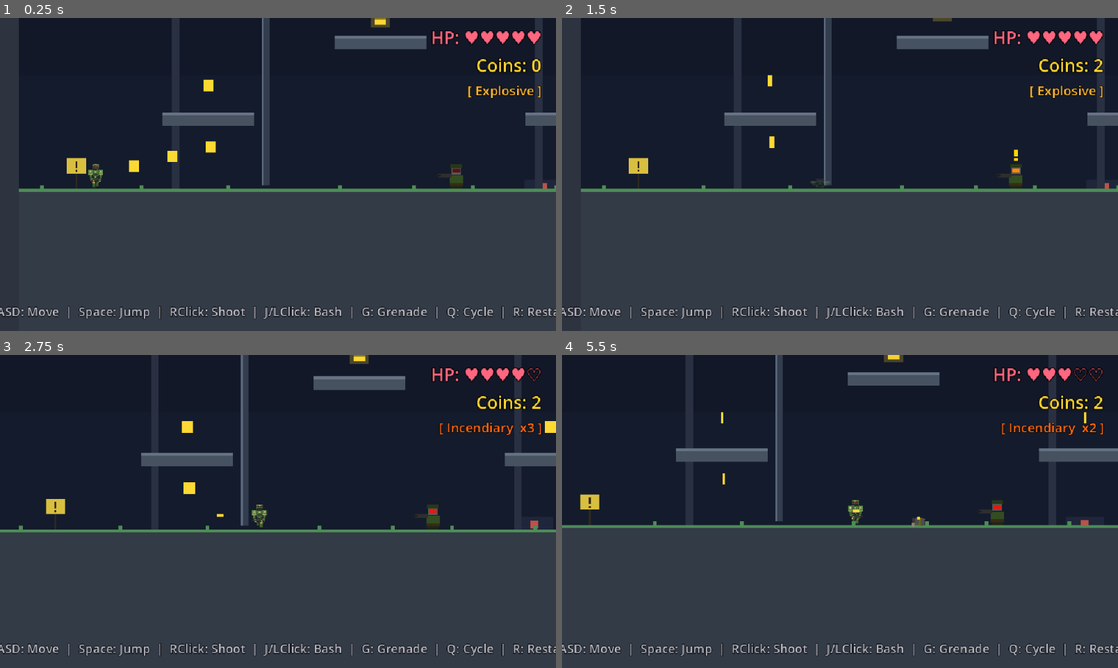
Above: before the commit, frames 1-4 (two rows, left to right).
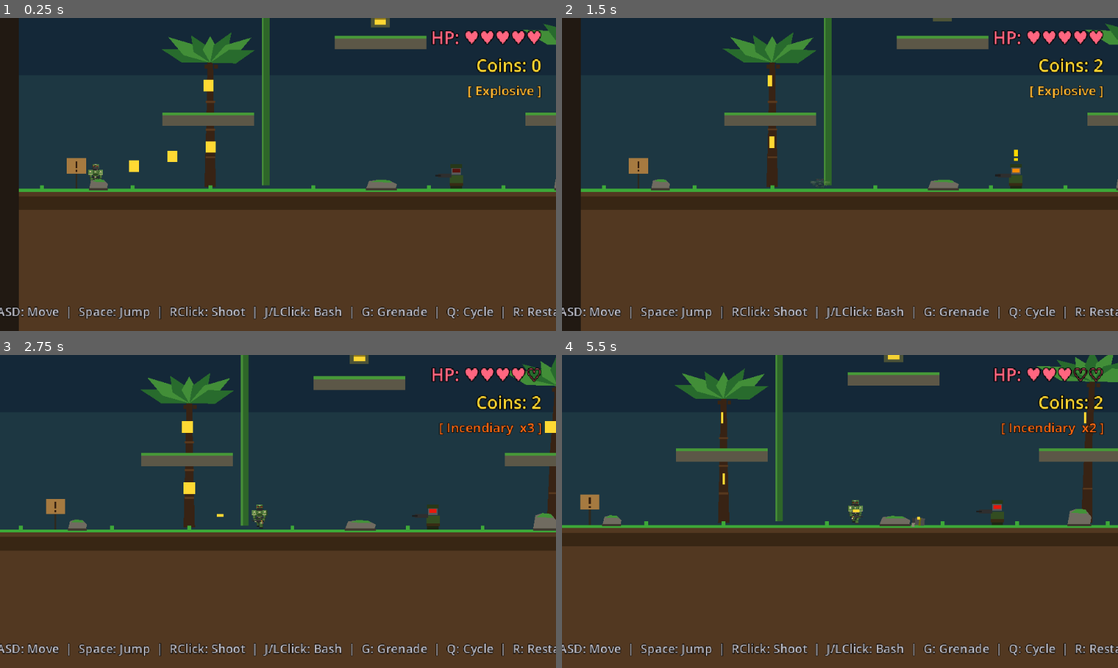
Above: after the commit, the same moments.

Repository: Crapula1/2d-platformer
Game: Godot game, scene res://scenes/Main.tscn
Same seed, same stepped clock (60 frames per second), same inputs: the game is played once before the commit and once after it.
Inputs (mouse positions are in pixels of both pictures, inside the frame that each line leads up to):
- Up to frame 1 (0.25 s): no input
- Up to frame 2 (1.5 s): move the mouse to (962, 158) at 0.52 s; hold D (move_right) from 0.53 s (still down); tap J (attack) at 0.6 s; tap Space (jump) at 0.77 s; move the mouse to (728, 190) at 1.27 s; tap S (crouch) at 1.35 s
- Up to frame 3 (2.75 s): tap Space (jump) at 1.52 s; move the mouse to (333, 442) at 2.02 s; release D (move_right) at 2.03 s; hold A (move_left) from 2.03 s (still down); tap Q (cycle_grenade) at 2.1 s
- Up to frame 4 (5.5 s): move the mouse to (812, 574) at 2.77 s; release A (move_left) at 2.78 s; hold D (move_right) 2.78-4.28 s; tap E (interact) at 2.85 s; tap Space (jump) at 3.02, 3.77, 4.52 s; move the mouse to (1006, 558) at 3.52 s; hold Right mouse button (shoot) 3.53-4.28 s; move the mouse to (673, 464) at 4.27 s; hold A (move_left) 4.28-5.03 s; tap Shift (sprint) at 4.35 s; move the mouse to (867, 511) at 5.02 s; hold D (move_right) from 5.03 s (still down); tap G (throw_grenade) at 5.1 s

The runs differ from the first frame. In frame 1, 81% of the frame differs, in the area x 0-100%, y 0-100%; in frame 2, 81%; in frame 3, 80%; in frame 4, 81%.

Commit message:
feat: retheme level 1 as Contra-style jungle
Visual-only pass — palette, parallax layers, and decorative props
swapped to a jungle setting. Section layout and mechanics unchanged.

- Teal sky gradient, twin misty mountain ridges (layered)
- Mid-ground canopy = blob-shaped tree silhouettes with trunks
- Foreground palm trees with curved trunks, bark rings, fronds,
  coconuts; hanging lianas with leaf clusters
- Ground reskinned to dirt + bright jungle grass + darker soil band,
  scattered mossy rocky outcrops as decoration
- Crates -> mossy rocks, pipes -> branches/vines, vent + electric
  emitter props recolored to fit (rock + dead branch)

Co-Authored-By: Claude Opus 4.7 <noreply@anthropic.com>

Diff:
--- a/scripts/Level.gd
+++ b/scripts/Level.gd
@@ -30,28 +30,47 @@
 const FLOOR_BOTTOM:  float =   820.0
 const CEILING_BOT:   float =   -40.0
 
-const COL_BG_TOP:     Color = Color(0.06, 0.08, 0.14)
-const COL_BG_BOT:     Color = Color(0.13, 0.17, 0.26)
-const COL_FAR_HILL:   Color = Color(0.09, 0.12, 0.20)
-const COL_MID_TOWER:  Color = Color(0.12, 0.15, 0.23)
-const COL_NEAR_PROP:  Color = Color(0.16, 0.19, 0.26)
-const COL_WALL:       Color = Color(0.18, 0.20, 0.25)
-const COL_GROUND:     Color = Color(0.20, 0.23, 0.28)
-const COL_GRASS:      Color = Color(0.30, 0.55, 0.34)
-const COL_PLAT:       Color = Color(0.28, 0.32, 0.38)
-const COL_PLAT_TOP:   Color = Color(0.40, 0.45, 0.52)
-const COL_FLOOR:      Color = Color(0.10, 0.12, 0.16)
-const COL_PIT_GLOW:   Color = Color(0.55, 0.20, 0.10, 0.18)
-const COL_MOVE:       Color = Color(0.22, 0.50, 0.72)
-const COL_BREAK:      Color = Color(0.55, 0.32, 0.18)
-const COL_CRATE:      Color = Color(0.46, 0.31, 0.18)
-const COL_CRATE_EDGE: Color = Color(0.28, 0.18, 0.10)
-const COL_PIPE:       Color = Color(0.20, 0.24, 0.30)
-const COL_PIPE_HI:    Color = Color(0.36, 0.42, 0.50)
-const COL_CABLE:      Color = Color(0.08, 0.09, 0.13)
-const COL_SIGN_BG:    Color = Color(0.85, 0.75, 0.25)
-const COL_SIGN_FG:    Color = Color(0.20, 0.15, 0.08)
-const COL_EXIT_HALO:  Color = Color(0.30, 0.85, 0.45, 0.16)
+# Jungle palette (Contra Stage 1 inspired)
+# Sky: deep teal at top fading to a warm cyan-beige horizon
+const COL_BG_TOP:      Color = Color(0.04, 0.10, 0.18)
+const COL_BG_BOT:      Color = Color(0.30, 0.50, 0.46)
+# Far misty mountain ridges
+const COL_FAR_HILL:    Color = Color(0.20, 0.30, 0.36)
+# Mid-ground jungle canopy
+const COL_MID_CANOPY:  Color = Color(0.08, 0.22, 0.14)
+const COL_MID_TRUNK:   Color = Color(0.18, 0.12, 0.07)
+# Foreground palm trees
+const COL_TRUNK:       Color = Color(0.22, 0.14, 0.08)
+const COL_TRUNK_HI:    Color = Color(0.34, 0.22, 0.12)
+const COL_FROND:       Color = Color(0.16, 0.42, 0.18)
+const COL_FROND_HI:    Color = Color(0.26, 0.56, 0.22)
+# Walls / sealed bounds — dark earth
+const COL_WALL:        Color = Color(0.13, 0.10, 0.07)
+# Ground: dirt body with bright jungle grass top
+const COL_GROUND:      Color = Color(0.32, 0.22, 0.13)
+const COL_GROUND_DARK: Color = Color(0.22, 0.15, 0.08)
+const COL_GRASS:       Color = Color(0.24, 0.66, 0.22)
+# Platforms: mossy stone
+const COL_PLAT:        Color = Color(0.36, 0.34, 0.28)
+const COL_PLAT_TOP:    Color = Color(0.28, 0.60, 0.22)
+const COL_FLOOR:       Color = Color(0.06, 0.04, 0.02)
+const COL_PIT_GLOW:    Color = Color(0.60, 0.22, 0.10, 0.18)
+# Moving platform: wooden raft with a teal tint so it still reads as "moving"
+const COL_MOVE:        Color = Color(0.22, 0.55, 0.62)
+# Break platform: rotten plank
+const COL_BREAK:       Color = Color(0.55, 0.32, 0.16)
+# Rocky outcrops
+const COL_ROCK:        Color = Color(0.44, 0.42, 0.38)
+const COL_ROCK_EDGE:   Color = Color(0.24, 0.22, 0.18)
+const COL_ROCK_TOP:    Color = Color(0.26, 0.58, 0.22)  # mossy cap
+# Vines & branches
+const COL_VINE:        Color = Color(0.18, 0.40, 0.16)
+const COL_VINE_HI:     Color = Color(0.28, 0.56, 0.22)
+const COL_CABLE:       Color = Color(0.14, 0.32, 0.10)  # hanging vine ropes
+# Wooden signs
+const COL_SIGN_BG:     Color = Color(0.65, 0.48, 0.25)
+const COL_SIGN_FG:     Color = Color(0.20, 0.12, 0.06)
+const COL_EXIT_HALO:   Color = Color(0.30, 0.85, 0.45, 0.16)
 
 # Z-index plan:
 #  -10 .. -8 : parallax background layers (sky, hills, towers)
@@ -83,28 +102,28 @@
 	var pbg := ParallaxBackground.new()
 	add_child(pbg)
 
-	# Sky gradient (no scroll) — top dark, bottom slightly warmer
+	# Sky gradient (no scroll)
 	var sky := ParallaxLayer.new()
 	sky.motion_scale = Vector2.ZERO
 	pbg.add_child(sky)
 	_paint_sky_gradient(sky)
 
-	# Far hills — slow scroll
+	# Far misty mountain ridges — slow scroll
 	var far := ParallaxLayer.new()
 	far.motion_scale = Vector2(0.18, 0.0)
 	far.motion_mirroring = Vector2(1280.0, 0.0)
 	pbg.add_child(far)
 	_paint_far_hills(far)
 
-	# Mid towers — medium scroll
+	# Mid-ground jungle canopy — medium scroll
 	var mid := ParallaxLayer.new()
 	mid.motion_scale = Vector2(0.42, 0.05)
 	mid.motion_mirroring = Vector2(960.0, 0.0)
 	pbg.add_child(mid)
-	_paint_mid_towers(mid)
-
-	# Near vertical pillars — fast scroll, attached to world coords (long, no mirror)
-	_paint_near_pillars()
+	_paint_mid_canopy(mid)
+
+	# Foreground palm trees + hanging vines — attached to world coords
+	_paint_near_trees()
 
 func _paint_sky_gradient(parent: Node) -> void:
 	var steps := 8
@@ -120,68 +139,169 @@
 		parent.add_child(band)
 
 func _paint_far_hills(parent: Node) -> void:
-	var seeds: Array[float] = [0.0, 180.0, 360.0, 540.0, 720.0, 900.0, 1080.0]
-	for sx in seeds:
-		var hill := Polygon2D.new()
-		hill.z_index = -9
-		hill.color = COL_FAR_HILL
-		var h: float = 130.0 + sin(sx * 0.013) * 40.0
-		var w: float = 220.0
-		var base_y: float = 560.0
-		hill.polygon = PackedVector2Array([
-			Vector2(sx,           base_y),
-			Vector2(sx + w * 0.5, base_y - h),
-			Vector2(sx + w,       base_y),
+	# Two ridges of rolling mountains, layered for depth
+	var bases: Array = [
+		{"y": 600.0, "col": COL_FAR_HILL.darkened(0.15), "h": 90.0, "step": 220.0},
+		{"y": 620.0, "col": COL_FAR_HILL,                "h": 140.0, "step": 260.0},
+	]
+	for layer in bases:
+		var x: float = -40.0
+		while x < 1320.0:
+			var hill := Polygon2D.new()
+			hill.z_index = -9
+			hill.color = layer["col"]
+			var h: float = float(layer["h"]) + sin(x * 0.012) * 35.0
+			var w: float = float(layer["step"])
+			var base_y: float = float(layer["y"])
+			hill.polygon = PackedVector2Array([
+				Vector2(x,              base_y),
+				Vector2(x + w * 0.25,   base_y - h * 0.55),
+				Vector2(x + w * 0.5,    base_y - h),
+				Vector2(x + w * 0.75,   base_y - h * 0.50),
+				Vector2(x + w,          base_y),
+			])
+			parent.add_child(hill)
+			x += w * 0.78
+
+func _paint_mid_canopy(parent: Node) -> void:
+	# Row of overlapping blob-shaped tree silhouettes with thin trunks below.
+	var x: float = 0.0
+	var i: int = 0
+	while x < 1280.0:
+		var cy: float = 470.0 + sin(float(i) * 0.9) * 35.0
+		var rx: float = 70.0 + float(i % 3) * 12.0
+		var ry: float = 80.0 + float(i % 2) * 14.0
+		_blob_polygon(parent, x + rx, cy, rx, ry, COL_MID_CANOPY, -8)
+		# Highlight on the sunward side
+		_blob_polygon(parent, x + rx - 8.0, cy - 8.0, rx * 0.55, ry * 0.55,
+			COL_MID_CANOPY.lightened(0.10), -8)
+		# Trunk
+		var trunk := ColorRect.new()
+		trunk.z_index = -8
+		trunk.offset_left  = x + rx - 5.0
+		trunk.offset_right = x + rx + 5.0
+		trunk.offset_top   = cy + ry * 0.35
+		trunk.offset_bottom = 640.0
+		trunk.color = COL_MID_TRUNK
+		parent.add_child(trunk)
+		x += rx * 1.55
+		i += 1
+
+func _blob_polygon(parent: Node, cx: float, cy: float, rx: float, ry: float, c: Color, z: int) -> void:
+	var n := 14
+	var pts := PackedVector2Array()
+	for k in n:
+		var a: float = float(k) * TAU / float(n)
+		var jitter: float = 0.85 + 0.25 * sin(float(k) * 1.7 + cx * 0.013)
+		pts.append(Vector2(cx + cos(a) * rx * jitter, cy + sin(a) * ry * jitter))
+	var poly := Polygon2D.new()
+	poly.z_index = z
+	poly.color = c
+	poly.polygon = pts
+	parent.add_child(poly)
+
+func _paint_near_trees() -> void:
+	# Foreground palm trees (between the player and the far layers), plus
+	# the occasional liana hanging from the ceiling.
+	var x: float = 200.0
+	var i: int = 0
+	while x < LEVEL_RIGHT - 80.0:
+		var height: float = 130.0 + float(i % 3) * 18.0
+		_draw_palm_tree(x, height, i)
+		if i % 2 == 0:
+			_draw_liana(x + 160.0)
+		x += 380.0
+		i += 1
+
+func _draw_palm_tree(x: float, height: float, seed_i: int) -> void:
+	var base_y: float = GROUND_TOP - 2.0
+	var top_y: float = base_y - height
+	var lean: float = sin(float(seed_i) * 1.3) * 6.0
+
+	# Trunk — slight S-curve via two stacked quads
+	var trunk := Polygon2D.new()
+	trunk.z_index = -1
+	trunk.color = COL_TRUNK
+	trunk.polygon = PackedVector2Array([
+		Vector2(x - 6.0,             base_y),
+		Vector2(x + 6.0,             base_y),
+		Vector2(x + 4.0 + lean * 0.3, base_y - height * 0.55),
+		Vector2(x + 3.0 + lean,       top_y),
+		Vector2(x - 3.0 + lean,       top_y),
+		Vector2(x - 4.0 + lean * 0.3, base_y - height * 0.55),
+	])
+	add_child(trunk)
+
+	# Trunk ring highlights (a few horizontal stripes for bark texture)
+	for k in 3:
+		var ry: float = base_y - height * (0.25 + 0.22 * float(k))
+		var ring := ColorRect.new()
+		ring.z_index = -1
+		ring.offset_left  = x - 5.0 + lean * (ry - base_y) / -height * 0.6
+		ring.offset_right = x + 5.0 + lean * (ry - base_y) / -height * 0.6
+		ring.offset_top   = ry
+		ring.offset_bottom = ry + 2.0
+		ring.color = COL_TRUNK_HI
+		add_child(ring)
+
+	# Fronds — 7 elongated diamond shapes fanning out around the top
+	var frond_count := 7
+	for k in frond_count:
+		var t: float = float(k) / float(frond_count - 1)
+		var ang: float = lerpf(PI * 1.15, TAU - PI * 0.15, t)
+		var flen: float = 58.0 + sin(float(k + seed_i) * 1.7) * 8.0
+		var fwid: float = 8.0
+		var ex: float = x + lean + cos(ang) * flen
+		var ey: float = top_y + sin(ang) * flen * 0.55
+		var mid_x: float = x + lean + cos(ang) * flen * 0.5
+		var mid_y: float = top_y + sin(ang) * flen * 0.27
+		# Perpendicular offset for the diamond's width
+		var perp := Vector2(-sin(ang), cos(ang)) * fwid
+		var frond := Polygon2D.new()
+		frond.z_index = -1
+		frond.color = COL_FROND if (k + seed_i) % 2 == 0 else COL_FROND_HI
+		frond.polygon = PackedVector2Array([
+			Vector2(x + lean, top_y),
+			Vector2(mid_x + perp.x, mid_y + perp.y),
+			Vector2(ex, ey),
+			Vector2(mid_x - perp.x, mid_y - perp.y),
 		])
-		parent.add_child(hill)
-
-func _paint_mid_towers(parent: Node) -> void:
-	var spots: Array[Vector2] = [
-		Vector2(60,  280), Vector2(220, 220), Vector2(380, 300),
-		Vector2(540, 180), Vector2(700, 260), Vector2(860, 230),
-	]
-	for s in spots:
-		var tower := ColorRect.new()
-		tower.z_index = -8
-		tower.offset_left = s.x
-		tower.offset_top = s.y
-		tower.offset_right = s.x + 40.0
-		tower.offset_bottom = 620.0
-		tower.color = COL_MID_TOWER
-		parent.add_child(tower)
-
-		# blinking-light dot near the top
-		var light := ColorRect.new()
-		light.z_index = -8
-		light.offset_left = s.x + 16.0
-		light.offset_top = s.y + 4.0
-		light.offset_right = s.x + 24.0
-		light.offset_bottom = s.y + 12.0
-		light.color = Color(0.85, 0.35, 0.30, 0.85)
-		parent.add_child(light)
-
-func _paint_near_pillars() -> void:
-	var pillar_x: float = 160.0
-	while pillar_x < LEVEL_RIGHT - 60.0:
-		var p := ColorRect.new()
-		p.z_index = -1
-		p.offset_left = pillar_x
-		p.offset_top = LEVEL_TOP - 50.0
-		p.offset_right = pillar_x + 8.0
-		p.offset_bottom = GROUND_BOTTOM
-		p.color = COL_NEAR_PROP
-		add_child(p)
-		# cable hanging from the ceiling pillar
-		if int(pillar_x) % 800 < 400:
-			var cable := ColorRect.new()
-			cable.z_index = -1
-			cable.offset_left = pillar_x + 2.0
-			cable.offset_top = CEILING_BOT
-			cable.offset_right = pillar_x + 4.0
-			cable.offset_bottom = CEILING_BOT + randf_range(40.0, 100.0)
-			cable.color = COL_CABLE
-			add_child(cable)
-		pillar_x += 380.0
+		add_child(frond)
+
+	# A coconut cluster
+	for k in 3:
+		var co := ColorRect.new()
+		co.z_index = -1
+		co.offset_left  = x + lean - 6.0 + float(k) * 5.0
+		co.offset_right = x + lean - 2.0 + float(k) * 5.0
+		co.offset_top   = top_y + 2.0
+		co.offset_bottom = top_y + 6.0
+		co.color = COL_TRUNK
+		add_child(co)
+
+func _draw_liana(x: float) -> void:
+	var length: float = randf_range(60.0, 140.0)
+	var vine := ColorRect.new()
+	vine.z_index = -1
+	vine.offset_left  = x
+	vine.offset_right = x + 3.0
+	vine.offset_top   = CEILING_BOT
+	vine.offset_bottom = CEILING_BOT + length
+	vine.color = COL_CABLE
+	add_child(vine)
+	# A small leaf cluster at the tip
+	var leaf := Polygon2D.new()
+	leaf.z_index = -1
+	leaf.color = COL_FROND
+	var ty: float = CEILING_BOT + length
+	leaf.polygon = PackedVector2Array([
+		Vector2(x + 1.5,  ty),
+		Vector2(x + 10.0, ty + 4.0),
+		Vector2(x + 6.0,  ty + 14.0),
+		Vector2(x - 6.0,  ty + 12.0),
+		Vector2(x - 10.0, ty + 3.0),
+	])
+	add_child(leaf)
 
 # -----------------------------------------------------------------------------
 # World container + primitive add helpers
@@ -224,11 +344,67 @@
 
 func _add_ground(x_start: float, x_end: float) -> void:
 	_add_solid(x_start, GROUND_TOP, x_end - x_start, GROUND_BOTTOM - GROUND_TOP, COL_GROUND, 3.0, COL_GRASS)
-	# Sprinkle a few grass tufts on top for texture
-	var x: float = x_start + 24.0
-	while x < x_end - 24.0:
-		_add_grass_tuft(x)
-		x += randf_range(56.0, 120.0)
+	# Darker dirt band below the grass for soil layering
+	_paint_dirt_band(x_start, x_end, GROUND_TOP + 8.0, GROUND_TOP + 22.0)
+	# Sprinkle grass tufts on top
+	var gx: float = x_start + 24.0
+	while gx < x_end - 24.0:
+		_add_grass_tuft(gx)
+		gx += randf_range(48.0, 110.0)
+	# Scatter rocky outcrops (non-uniform spacing for organic feel)
+	var rx: float = x_start + randf_range(60.0, 140.0)
+	while rx < x_end - 80.0:
+		_add_ground_rock(rx)
+		rx += randf_range(180.0, 320.0)
+
+func _paint_dirt_band(x_start: float, x_end: float, y_top: float, y_bot: float) -> void:
+	var band := ColorRect.new()
+	band.z_index = 0
+	band.offset_left = x_start
+	band.offset_right = x_end
+	band.offset_top = y_top
+	band.offset_bottom = y_bot
+	band.color = COL_GROUND_DARK
+	add_child(band)
+
+func _add_ground_rock(x: float) -> void:
+	# Mossy outcrop (visual only — does not block movement). Sits on the
+	# grass surface; the mossy cap matches the grass color.
+	var base_y: float = GROUND_TOP
+	var w: float = randf_range(18.0, 34.0)
+	var h: float = randf_range(8.0, 18.0)
+	var body := Polygon2D.new()
+	body.z_index = 0
+	body.color = COL_ROCK
+	body.polygon = PackedVector2Array([
+		Vector2(x - w * 0.5,  base_y),
+		Vector2(x - w * 0.4,  base_y - h * 0.85),
+		Vector2(x - w * 0.1,  base_y - h),
+		Vector2(x + w * 0.25, base_y - h * 0.95),
+		Vector2(x + w * 0.5,  base_y - h * 0.5),
+		Vector2(x + w * 0.45, base_y),
+	])
+	add_child(body)
+	# Mossy cap
+	var cap := Polygon2D.new()
+	cap.z_index = 0
+	cap.color = COL_ROCK_TOP
+	cap.polygon = PackedVector2Array([
+		Vector2(x - w * 0.35, base_y - h * 0.75),
+		Vector2(x - w * 0.1,  base_y - h),
+		Vector2(x + w * 0.25, base_y - h * 0.95),
+		Vector2(x + w * 0.35, base_y - h * 0.7),
+	])
+	add_child(cap)
+	# Shadow seam at the base
+	var seam := ColorRect.new()
+	seam.z_index = 0
+	seam.offset_left = x - w * 0.5
+	seam.offset_right = x + w * 0.5
+	seam.offset_top = base_y - 1.0
+	seam.offset_bottom = base_y + 1.5
+	seam.color = COL_ROCK_EDGE
+	add_child(seam)
 
 func _add_grass_tuft(x: float) -> void:
 	var t := ColorRect.new()
@@ -354,14 +530,14 @@
 	vent.offset_top = 4.0
 	vent.offset_right = 14.0
 	vent.offset_bottom = 10.0
-	vent.color = COL_PIPE
+	vent.color = COL_ROCK_EDGE
 	node.add_child(vent)
 	var rim := ColorRect.new()
 	rim.offset_left = -14.0
 	rim.offset_top = 4.0
 	rim.offset_right = 14.0
 	rim.offset_bottom = 6.0
-	rim.color = COL_PIPE_HI
+	rim.color = COL_ROCK
 	node.add_child(rim)
 
 	var timer := Timer.new()
@@ -417,7 +593,7 @@
 	emitter.offset_top = -36.0
 	emitter.offset_right = 8.0
 	emitter.offset_bottom = -28.0
-	emitter.color = COL_PIPE
+	emitter.color = COL_TRUNK
 	node.add_child(emitter)
 
 	var timer := Timer.new()
@@ -444,19 +620,19 @@
 # -----------------------------------------------------------------------------
 # Decorative prop helpers (visual only, no collision)
 # -----------------------------------------------------------------------------
-func _add_crate(x: float, y: float, size: float = 22.0) -> void:
+func _add_rock(x: float, y: float, size: float = 22.0) -> void:
 	# Solid crate the player can stand on — adds traversal options + visual juice.
-	_add_solid(x, y, size, size, COL_CRATE, 2.0, COL_CRATE_EDGE)
+	_add_solid(x, y, size, size, COL_ROCK, 2.0, COL_ROCK_EDGE)
 	# corner highlight
 	var hi := ColorRect.new()
 	hi.offset_left = x + size - 4.0
 	hi.offset_top = y + 2.0
 	hi.offset_right = x + size - 2.0
 	hi.offset_bottom = y + size - 2.0
-	hi.color = COL_CRATE_EDGE
+	hi.color = COL_ROCK_EDGE
 	_world.add_child(hi)
 
-func _add_pipe_h(x: float, y: float, w: float) -> void:
+func _add_branch_h(x: float, y: float, w: float) -> void:
 	# Horizontal background pipe (no collision)
 	var pipe := ColorRect.new()
 	pipe.z_index = -1
@@ -464,7 +640,7 @@
 	pipe.offset_top = y
 	pipe.offset_right = x + w
 	pipe.offset_bottom = y + 8.0
-	pipe.color = COL_PIPE
+	pipe.color = COL_VINE
 	add_child(pipe)
 	var hi := ColorRect.new()
 	hi.z_index = -1
@@ -472,17 +648,17 @@
 	hi.offset_top = y
 	hi.offset_right = x + w
 	hi.offset_bottom = y + 2.0
-	hi.color = COL_PIPE_HI
+	hi.color = COL_VINE_HI
 	add_child(hi)
 
-func _add_pipe_v(x: float, y_top: float, y_bot: float) -> void:
+func _add_branch_v(x: float, y_top: float, y_bot: float) -> void:
 	var pipe := ColorRect.new()
 	pipe.z_index = -1
 	pipe.offset_left = x
 	pipe.offset_top = y_top
 	pipe.offset_right = x + 8.0
 	pipe.offset_bottom = y_bot
-	pipe.color = COL_PIPE
+	pipe.color = COL_VINE
 	add_child(pipe)
 	var hi := ColorRect.new()
 	hi.z_index = -1
@@ -490,7 +666,7 @@
 	hi.offset_top = y_top
 	hi.offset_right = x + 2.0
 	hi.offset_bottom = y_bot
-	hi.color = COL_PIPE_HI
+	hi.color = COL_VINE_HI
 	add_child(hi)
 
 func _add_sign(x: float, y: float, glyph_color: Color = COL_SIGN_FG) -> void:
@@ -609,8 +785,8 @@
 	_add_ground(0.0, 700.0)
 
 	# Background props that introduce the industrial feel
-	_add_pipe_h(40.0, 120.0, 220.0)
-	_add_pipe_v(254.0, 120.0, 396.0)
+	_add_branch_h(40.0, 120.0, 220.0)
+	_add_branch_v(254.0, 120.0, 396.0)
 	_add_sign(60.0, 380.0)
 
 	# Tutorial coin trail leading the eye to the right
@@ -634,9 +810,9 @@
 	_add_grenade_pickup(378.0, 218.0, 0)
 
 	# Small crate stack on the right to teach "things can be platforms"
-	_add_crate(620.0, 378.0)
-	_add_crate(620.0, 356.0)
-	_add_crate(642.0, 378.0)
+	_add_rock(620.0, 378.0)
+	_add_rock(620.0, 356.0)
+	_add_rock(642.0, 378.0)
 	_add_coin(631.0, 332.0)
 
 	# One patrol enemy
@@ -651,7 +827,7 @@
 	_add_pit_depth(720.0, 1380.0)
 
 	# Background pipes spanning the gap (visual continuity)
-	_add_pipe_h(700.0, 100.0, 700.0)
+	_add_branch_h(700.0, 100.0, 700.0)
 
 	# Two moving platforms over the pit
 	_add_moving_platform(780.0, 380.0, 120.0)
@@ -684,8 +860,8 @@
 	_add_ground(1400.0, 2100.0)
 
 	# Background scaffolding
-	_add_pipe_v(1418.0, 80.0, 400.0)
-	_add_pipe_h(1418.0, 80.0, 660.0)
+	_add_branch_v(1418.0, 80.0, 400.0)
+	_add_branch_h(1418.0, 80.0, 660.0)
 
 	# Break-platform staircase up
 	_add_break_platform(1430.0, 320.0, 80.0)
@@ -750,11 +926,11 @@
 	_add_grenade_pickup(2440.0, 372.0, 0)
 
 	# Crate stack at the end of the corridor
-	_add_crate(2820.0, 378.0)
-	_add_crate(2820.0, 356.0)
+	_add_rock(2820.0, 378.0)
+	_add_rock(2820.0, 356.0)
 
 	# Overhead pipes for visual cohesion
-	_add_pipe_h(2120.0, 80.0, 760.0)
+	_add_branch_h(2120.0, 80.0, 760.0)
 
 	_add_soldier(2450.0, 375.0, 60.0)
 	_add_soldier(2780.0, 375.0)
@@ -767,9 +943,9 @@
 	_add_ground(2900.0, 3500.0)
 
 	# Background scaffolding columns to sell the verticality
-	_add_pipe_v(2950.0, 60.0, 400.0)
-	_add_pipe_v(3300.0, 60.0, 400.0)
-	_add_pipe_h(2950.0, 60.0, 358.0)
+	_add_branch_v(2950.0, 60.0, 400.0)
+	_add_branch_v(3300.0, 60.0, 400.0)
+	_add_branch_h(2950.0, 60.0, 358.0)
 
 	# Climb itself
 	_add_break_platform(2970.0, 320.0, 80.0)
@@ -848,7 +1024,7 @@
 	_add_coin_arc(3960.0, 220.0, 5, 100.0)
 
 	# Hanging cable + pipe over the pit
-	_add_pipe_h(3520.0, 60.0, 960.0)
+	_add_branch_h(3520.0, 60.0, 960.0)
 
 # -----------------------------------------------------------------------------
 # Section G — Mixed challenge (4500..5200): mixed platforms, enemies,
@@ -885,12 +1061,12 @@
 	_add_grenade_pickup(4770.0, 148.0, 1)
 
 	# Background props
-	_add_pipe_h(4500.0, 80.0, 700.0)
-	_add_pipe_v(4860.0, 80.0, 200.0)
+	_add_branch_h(4500.0, 80.0, 700.0)
+	_add_branch_v(4860.0, 80.0, 200.0)
 
 	# Stacked crates as cover near the door
-	_add_crate(5095.0, 378.0)
-	_add_crate(5095.0, 356.0)
+	_add_rock(5095.0, 378.0)
+	_add_rock(5095.0, 356.0)
 
 	_add_soldier(4560.0, 375.0)
 	_add_soldier(4880.0, 375.0, 60.0)
@@ -921,8 +1097,8 @@
 	_add_coin(5860.0, 374.0)
 
 	# Background pipes lit toward exit
-	_add_pipe_h(5200.0, 80.0, 800.0)
-	_add_pipe_v(5800.0, 80.0, 400.0)
+	_add_branch_h(5200.0, 80.0, 800.0)
+	_add_branch_v(5800.0, 80.0, 400.0)
 
 	# Arrow signs pointing toward the exit
 	_add_arrow_sign(5320.0, 378.0)
